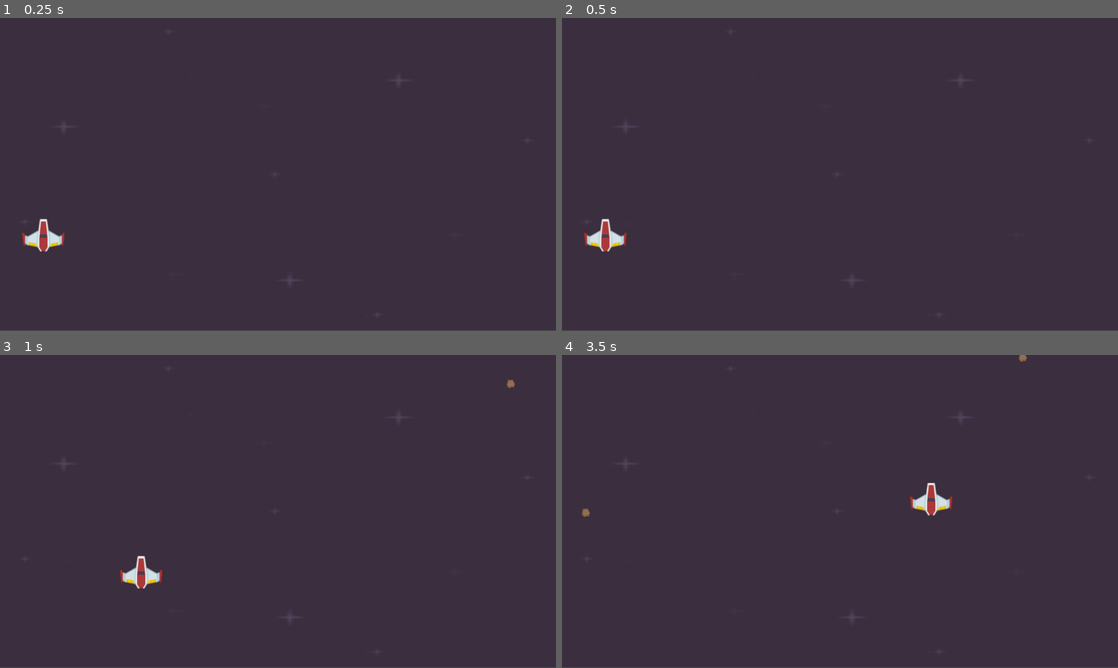
Above: before the commit, frames 1-4 (two rows, left to right).
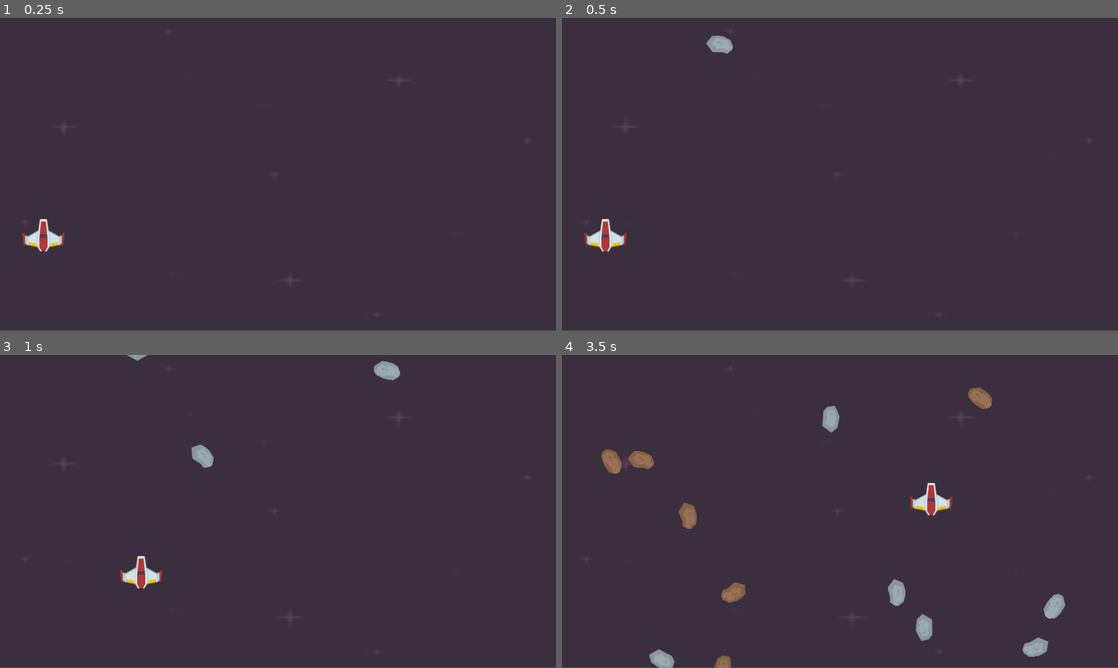
Above: after the commit, the same moments.

Repository: Filip-Janjesic/Space-Shooter
Game: Godot game, scene res://scenes/level.tscn
Two runs of this game, one before a commit and one after it. Both use one fixed random seed, a clock stepped at 60 frames per second and the inputs below.
Inputs:
- Up to frame 1 (0.25 s): no input
- Up to frame 2 (0.5 s): no input
- Up to frame 3 (1 s): hold Right (right) from 0.53 s (still down)
- Up to frame 4 (3.5 s): release Right (right) at 1.28 s; hold Down (down) 1.28-2.03 s; hold Right (right) 2.03-2.78 s; hold Up (up) from 2.78 s (still down)

Frame 1 is identical in both runs. In frame 2, 0.2% of the frame differs, in the area x 25-31%, y 5-12%; in frame 3, 0.5%; in frame 4, 2.4%, in the area x 3-91%, y 0-100%.
Error before the commit: Invalid call. Nonexistent function 'randf_rang' in base 'RandomNumberGenerator'. (res://scenes/meteor.gd:18)

Commit message:
adding new meteors

Diff:
--- a/scenes/level.tscn
+++ b/scenes/level.tscn
@@ -54,6 +54,7 @@
 shape = SubResource("RectangleShape2D_2r41h")
 
 [node name="MetoerTimer" type="Timer" parent="."]
+wait_time = 0.25
 autostart = true
 
 [node name="Meteors" type="Node2D" parent="."]
--- a/scenes/meteor.gd
+++ b/scenes/meteor.gd
@@ -7,6 +7,10 @@
 func _ready():
 	var rng := RandomNumberGenerator.new()
 
+	# texture
+	var path: String = "res://assets/graphics/Meteors/" + str(rng.randi_range(1, 6)) + ".png"
+	$Sprite2D.texture = load(path)
+
 	# start position
 	var width = get_viewport().get_visible_rect().size.x
 	var random_x = rng.randi_range(0, int(width))
@@ -15,10 +19,12 @@
 
 	# speed / rotation / direction
 	speed = rng.randi_range(200, 500)
-	direction_x = rng.randf_rang()
+	direction_x = rng.randf_range(-1, 1)
+	rotation_speed = rng.randi_range(40, 100)
 
 func _process(delta):
-	position += Vector2(0, 1.0) * speed * delta
+	position += Vector2(direction_x, 1.0) * speed * delta
+	rotation_degrees += rotation_speed * delta
 
 func _on_body_entered(body):
 	print("body entered")
--- a/scenes/meteor.tscn
+++ b/scenes/meteor.tscn
@@ -1,18 +1,19 @@
-[gd_scene load_steps=4 format=3 uid="uid://bikn3u50yjyuw"]
+[gd_scene load_steps=3 format=3 uid="uid://bikn3u50yjyuw"]
 
-[ext_resource type="Texture2D" uid="uid://bnk5pqwwsc4gt" path="res://assets/graphics/Meteors/meteorBrown_big1.png" id="1_4vyrb"]
 [ext_resource type="Script" uid="uid://nkope4p7wnej" path="res://scenes/meteor.gd" id="1_pxso2"]
 
 [sub_resource type="CircleShape2D" id="CircleShape2D_tcwo0"]
-radius = 9.0
+radius = 27.166155
 
 [node name="Meteor" type="Area2D"]
 script = ExtResource("1_pxso2")
 
-[node name="Sprite2D" type="Sprite2D" parent="."]
-position = Vector2(1.4305115e-06, -4.7683716e-07)
-scale = Vector2(0.19554456, 0.24404761)
-texture = ExtResource("1_4vyrb")
+[node name="Sprite2D" type="Polygon2D" parent="."]
+position = Vector2(9.536743e-07, 0.5)
+scale = Vector2(0.6966292, 0.5)
+polygon = PackedVector2Array(0.9000015, -42.12895, -11.483871, -39, -44.5, -25, -44.5, 19, -30.5, 35.699997, -30.5, 37.699997, -11.400002, 41, 26.699997, 41, 44.5, 8.5, 44.5, -9, 31.5, -30.6, 31.5, -32.5)
+uv = PackedVector2Array(45.4, 0, 27.8, 0, 0.4, 17, 0, 60, 14, 76.7, 14, 78.7, 33.1, 82, 71.2, 82, 89, 49.5, 89, 32, 76, 10.4, 76, 8.5)
+polygons = [PackedInt32Array(0, 1, 2, 3, 4, 5, 6, 7, 8, 9, 10, 11)]
 
 [node name="CollisionShape2D" type="CollisionShape2D" parent="."]
 shape = SubResource("CircleShape2D_tcwo0")
Renamed: assets/graphics/Meteors/meteorBrown_big1.png -> assets/graphics/Meteors/1.png
Not shown, changed: assets/graphics/Meteors/1.png.import
Renamed: assets/graphics/Meteors/meteorBrown_big2.png -> assets/graphics/Meteors/2.png
Not shown, changed: assets/graphics/Meteors/2.png.import
Renamed: assets/graphics/Meteors/meteorBrown_big3.png -> assets/graphics/Meteors/3.png
Not shown, changed: assets/graphics/Meteors/3.png.import
Renamed: assets/graphics/Meteors/meteorGrey_big1.png -> assets/graphics/Meteors/4.png
Not shown, changed: assets/graphics/Meteors/4.png.import
Renamed: assets/graphics/Meteors/meteorGrey_big2.png -> assets/graphics/Meteors/5.png
Not shown, changed: assets/graphics/Meteors/5.png.import
Renamed: assets/graphics/Meteors/meteorGrey_big3.png -> assets/graphics/Meteors/6.png
Not shown, changed: assets/graphics/Meteors/6.png.import
(and 28 more such lines)
